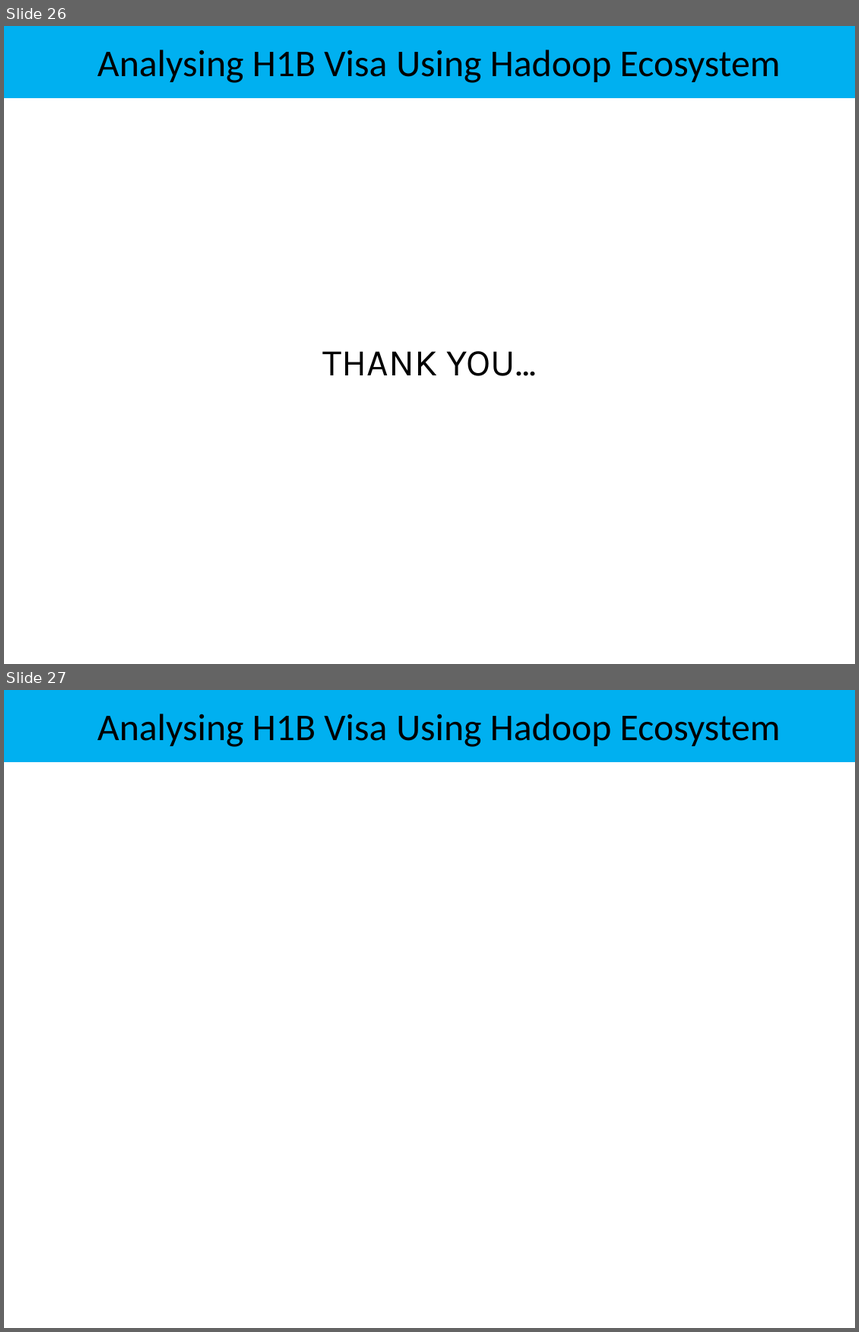
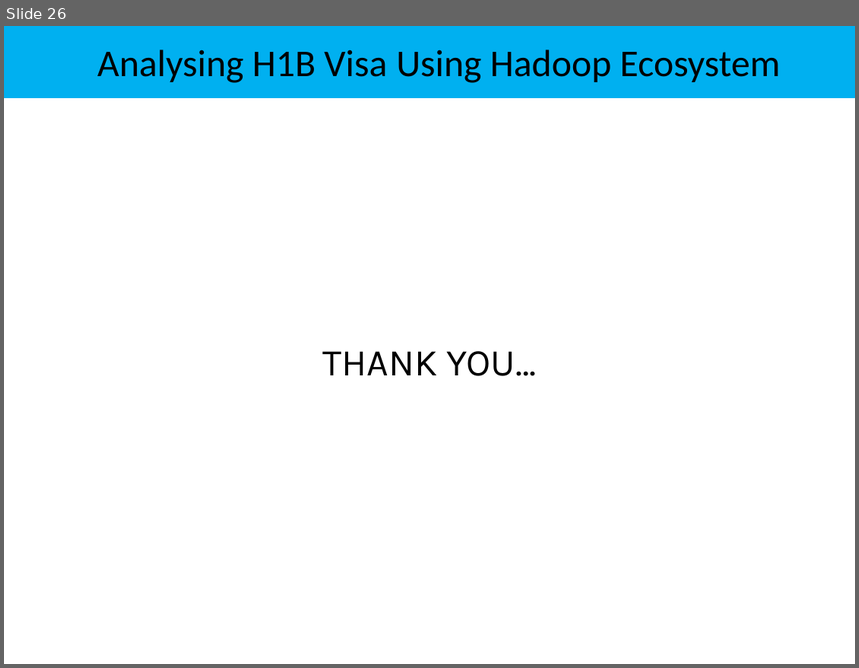
Before and after one commit to anittajoseph/BigData-Final-Project-H1B-Visa-Data-Analysis, a slide deck: Analyzing H1b visa data using Hadoop Ecosystem.pptx. Shown one above the other, each under a label of ours: slides 26 and 27 before the commit, slide 26 after it. The pictures are 859x1332 and 859x668 pixels, drawn with LibreOffice and Linux fonts; fonts in the diff are those of the drawing. Boxes give left, top, right and bottom in pixels: in the first picture for what was removed or moved away, otherwise in the second. Text is boxed around its words. In the diff, an @@ line names an element or a change of style, - is before the commit and + after.

```diff
--- a/Analyzing H1b visa data using Hadoop Ecosystem.pptx
+++ b/Analyzing H1b visa data using Hadoop Ecosystem.pptx
@@ slide 27 removed at (4, 690, 855, 1328), background #FFFFFF @@
@@ rectangle removed at (4, 690, 855, 761) @@
-    Analysing H1B Visa Using Hadoop Ecosystem
```
Also in this commit, not shown: 5 slides changed, 1 other slide removed, 1 other file.
